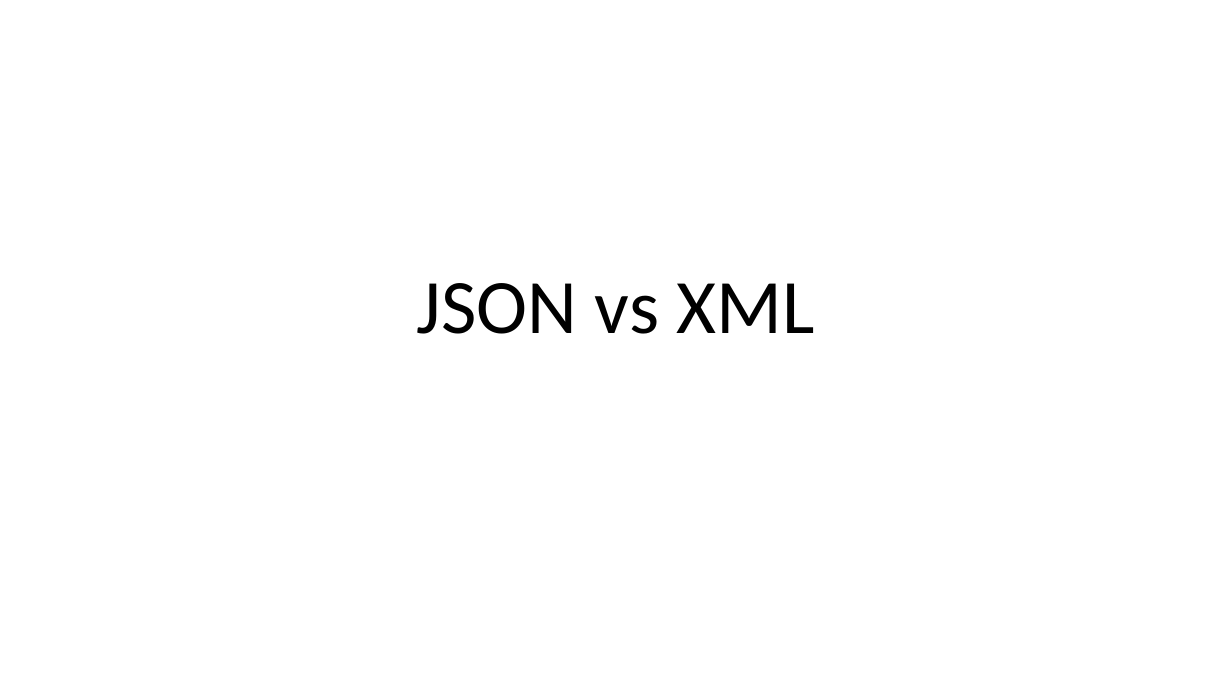
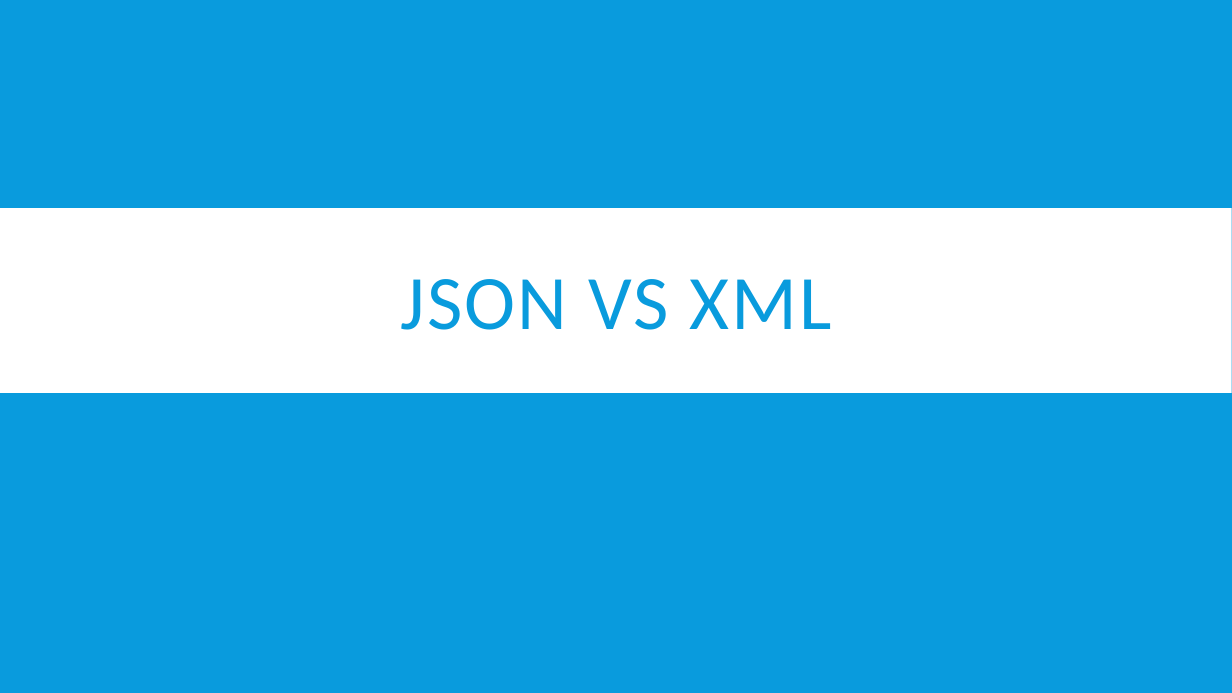
Before and after one commit to Prasundas99/Web-Development-Traning, a slide deck: slide 1 of 09.AJAX/JSON vs XML.pptx. Drawn at 1232x693 pixels with LibreOffice and Linux fonts; fonts in the diff are those of the drawing. Boxes give left, top, right and bottom in pixels: in the first picture for what was removed or moved away, otherwise in the second. Text is boxed around its words. In the diff, an @@ line names an element or a change of style, - is before the commit and + after.

```diff
--- a/09.AJAX/JSON vs XML.pptx
+++ b/09.AJAX/JSON vs XML.pptx
@@ background #FFFFFF to #099BDD @@
@@ rectangle added at (0, 208, 1232, 393), fill #FFFFFF @@
@@ title "JSON VS XML" at (401, 279, 832, 330): vertical alignment bottom to middle @@
@@ title at (401, 279, 832, 330): text changed; text colour #000000 to #099BDD @@
-JSON vs XML
+JSON VS XML
```
Also in this commit, not shown: 8 other slides changed, 10 other files.
